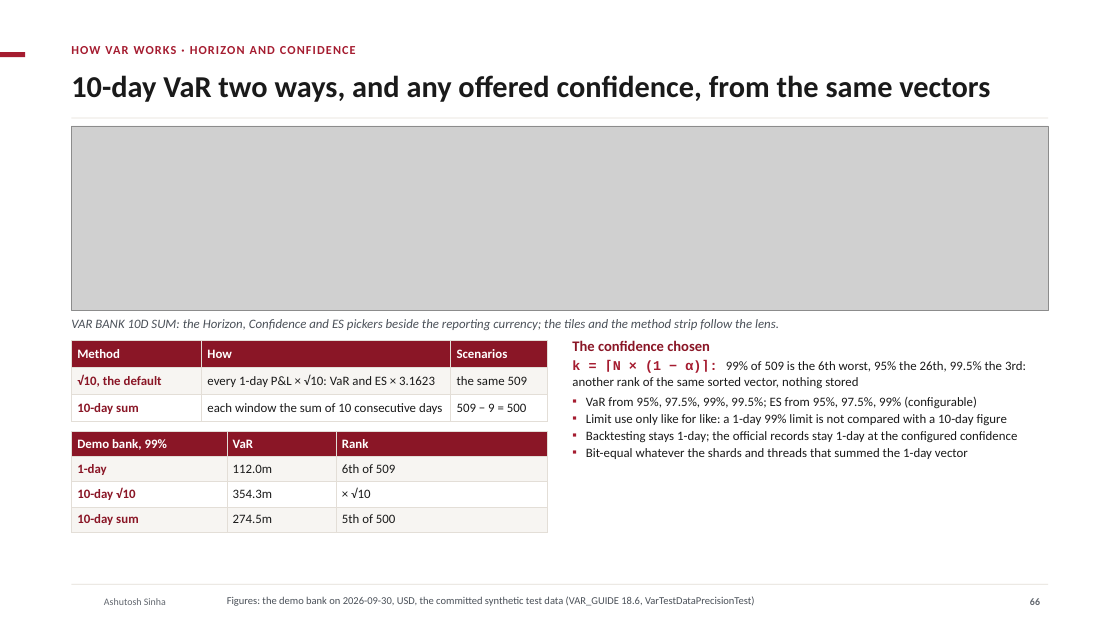
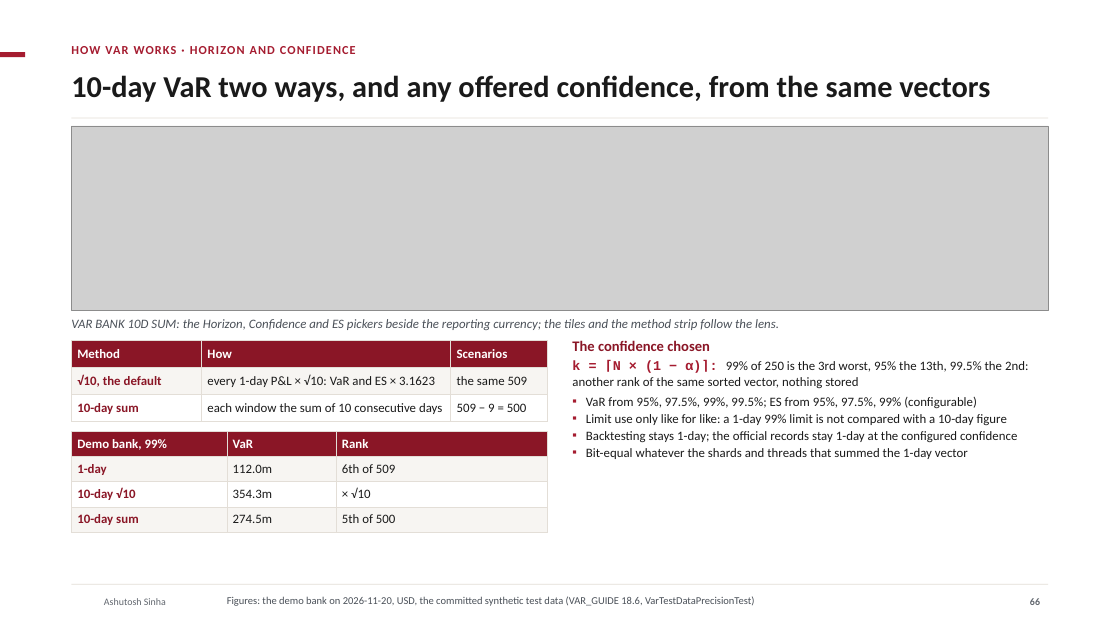
Before and after one commit to ajsinha/drishti, a slide deck: slide 66 of docs/publications/Drishti-Design-and-Evidence.pptx. Drawn at 1120x630 pixels with LibreOffice and Linux fonts; fonts in the diff are those of the drawing; grey boxes stand for pictures; background and template pictures are left out. Boxes give left, top, right and bottom in pixels: in the first picture for what was removed or moved away, otherwise in the second. Text is boxed around its words. In the diff, an @@ line names an element or a change of style, - is before the commit and + after.

Commit message:
docs: refresh the three publication decks (demo-lake figures, Windows zip and wheel-pack path, launchers, rolling upgrade command)

```diff
--- a/docs/publications/Drishti-Design-and-Evidence.pptx
+++ b/docs/publications/Drishti-Design-and-Evidence.pptx
@@ text at [572,360,1028,388]: text changed @@
-k = ⌈N × (1 − α)⌉: 99% of 509 is the 6th worst, 95% the 26th, 99.5% the 3rd: another rank of the same sorted vector, nothing stored
+k = ⌈N × (1 − α)⌉: 99% of 250 is the 3rd worst, 95% the 13th, 99.5% the 2nd: another rank of the same sorted vector, nothing stored
@@ text at [227,596,755,606]: text changed @@
-Figures: the demo bank on 2026-09-30, USD, the committed synthetic test data (VAR_GUIDE 18.6, VarTestDataPrecisionTest)
+Figures: the demo bank on 2026-11-20, USD, the committed synthetic test data (VAR_GUIDE 18.6, VarTestDataPrecisionTest)
```
Also in this commit, not shown: 20 other slides changed, 1 slide added, 2 other files.
